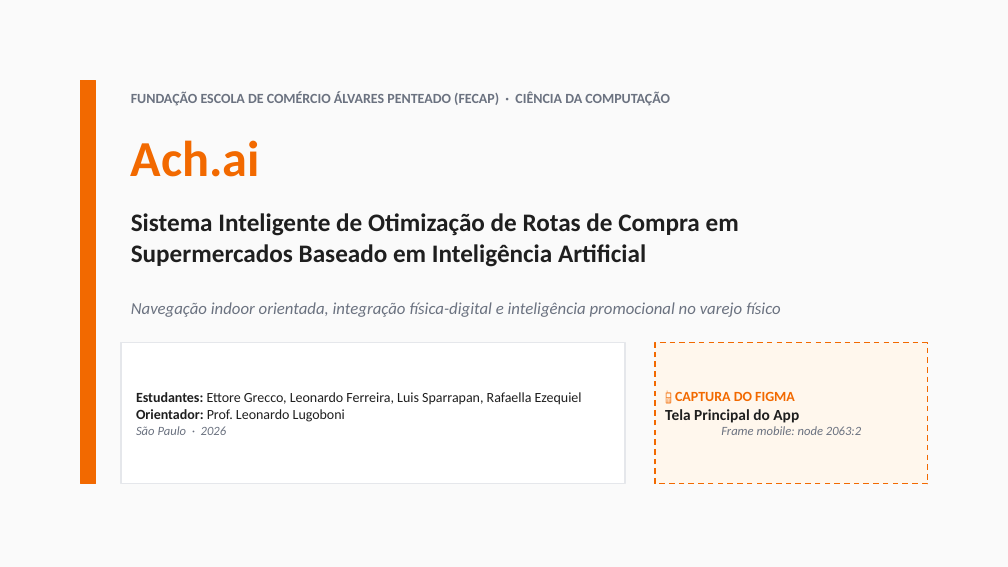
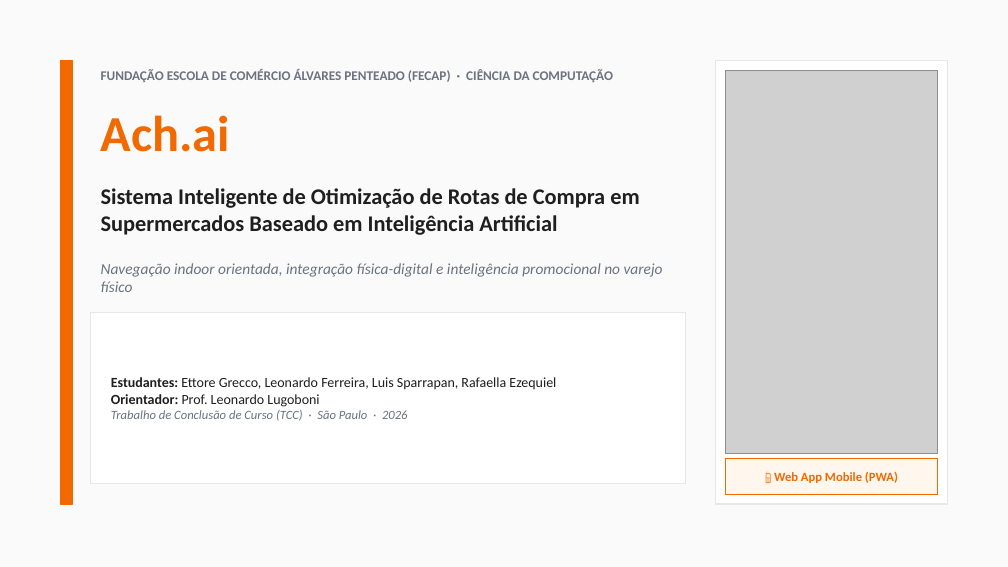
Before and after one commit to 2026-2-NCC7/Projeto2, a slide deck: slide 1 of documentos/apresentações/Ach.ai - Apresentacao TCC (Template 14 Slides).pptx. Drawn at 1008x567 pixels with LibreOffice and Linux fonts; fonts in the diff are those of the drawing; grey boxes stand for pictures. Boxes give left, top, right and bottom in pixels: in the first picture for what was removed or moved away, otherwise in the second. Text is boxed around its words. In the diff, an @@ line names an element or a change of style, - is before the commit and + after.

Commit message:
docs(presentation): atualiza slides com versao concisa e imagens reais do design

```diff
--- a/documentos/apresentações/Ach.ai - Apresentacao TCC (Template 14 Slides).pptx
+++ b/documentos/apresentações/Ach.ai - Apresentacao TCC (Template 14 Slides).pptx
@@ rectangle resized from (x1=81, y1=81, x2=96, y2=484) to (x1=60, y1=60, x2=73, y2=504) @@
@@ text "FUNDAÇÃO ESCOLA DE COMÉRCIO ÁLVARES ..." moved from (x1=131, y1=92, x2=670, y2=106) to (x1=101, y1=69, x2=613, y2=82) @@
@@ text "FUNDAÇÃO ESCOLA DE COMÉRCIO ÁLVARES ..." at (x1=101, y1=69, x2=613, y2=82): size 10 to 9.5 pt @@
@@ rectangle resized from (x1=655, y1=343, x2=927, y2=484) to (x1=716, y1=60, x2=948, y2=504) @@
@@ rectangle at (x1=716, y1=60, x2=948, y2=504): fill #FFF7ED to #FFFFFF; outline #F26900 1 pt dashed to #E5E7EB 1 pt @@
@@ picture added at (x1=726, y1=71, x2=937, y2=454) @@
@@ text "Ach.ai" moved from (x1=131, y1=140, x2=260, y2=177) to (x1=101, y1=115, x2=230, y2=152) @@
@@ text "Sistema Inteligente de Otimização de ..." moved from (x1=131, y1=213, x2=739, y2=267) to (x1=101, y1=188, x2=639, y2=235) @@
@@ text "Sistema Inteligente de Otimização de ..." at (x1=101, y1=188, x2=639, y2=235): size 18 to 16 pt @@
@@ text "Navegação indoor orientada, integração física-digital ..." moved from (x1=131, y1=302, x2=781, y2=317) to (x1=101, y1=263, x2=663, y2=292) @@
@@ text "Navegação indoor orientada, integração física-digital ..." at (x1=101, y1=263, x2=663, y2=292): size 12 to 11 pt @@
@@ rectangle resized from (x1=121, y1=343, x2=625, y2=484) to (x1=91, y1=312, x2=685, y2=484) @@
@@ text at (x1=111, y1=377, x2=556, y2=421): text changed @@
-Estudantes: Ettore Grecco, Leonardo Ferreira, Luis Sparrapan, Rafaella Ezequiel
-Orientador: Prof. Leonardo Lugoboni
-São Paulo · 2026
+Estudantes: Ettore Grecco, Leonardo Ferreira, Luis Sparrapan, Rafaella Ezequiel
+Orientador: Prof. Leonardo Lugoboni
+Trabalho de Conclusão de Curso (TCC) · São Paulo · 2026
@@ text removed at (x1=665, y1=392, x2=861, y2=435) @@
-📱 CAPTURA DO FIGMA
-Tela Principal do App
-Frame mobile: node 2063:2
@@ rectangle added at (x1=726, y1=459, x2=937, y2=494), fill #FFF7ED, outline #F26900 0.5 pt @@
@@ text added at (x1=774, y1=472, x2=898, y2=483), 9 pt, text #F26900, bold @@
+📱 Web App Mobile (PWA)
```
Also in this commit, not shown: 9 other slides changed, 4 slides added, 4 slides removed.
